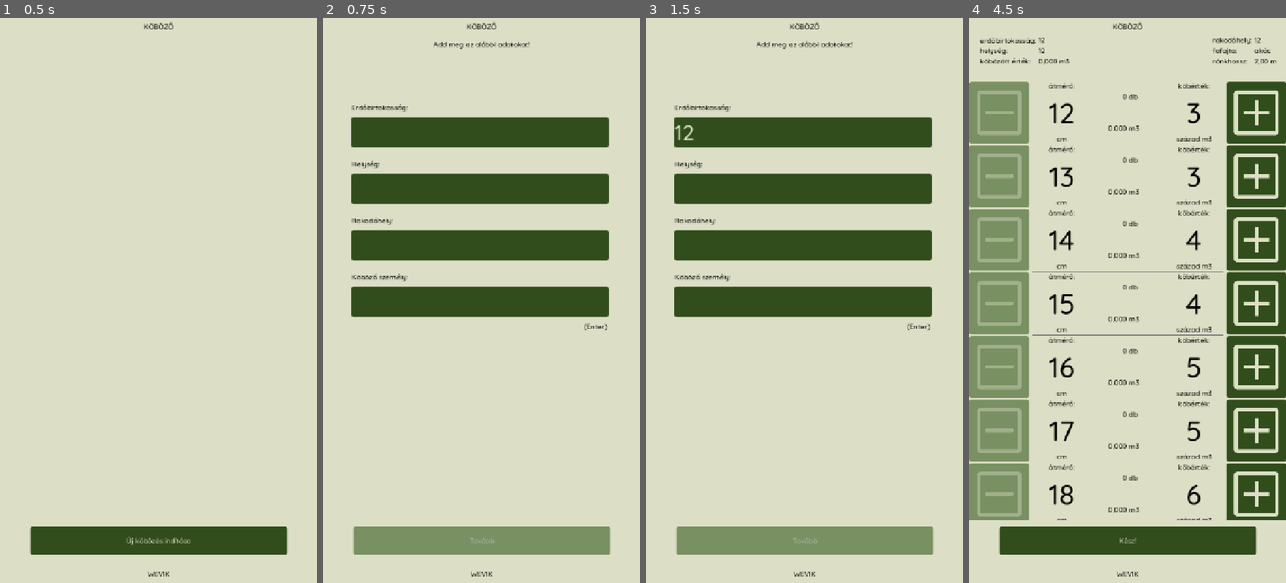
Above: before the commit, frames 1-4 (left to right).
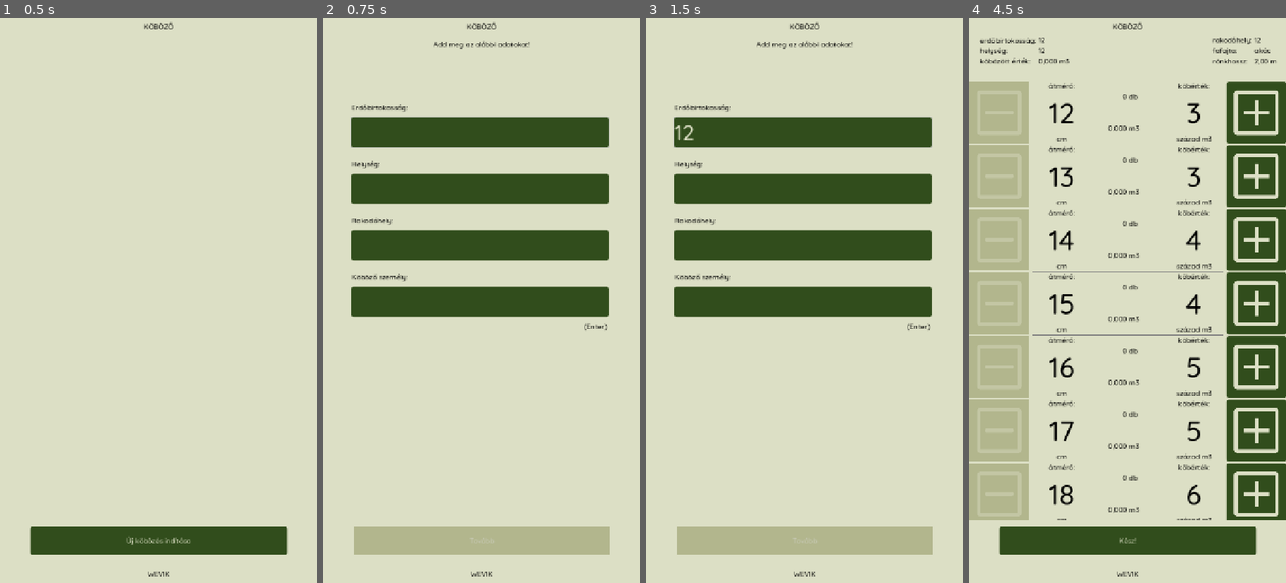
Above: after the commit, the same moments.

Repository: rolika/kob_g
Game: Godot game, scene res://main.tscn
Same seed, same stepped clock (60 frames per second), same inputs: the game is played once before the commit and once after it.
Inputs (mouse positions are in pixels of both pictures, inside the frame that each line leads up to):
- Up to frame 1 (0.5 s): no input
- Up to frame 2 (0.75 s): click "Új köbözés indítása" at 0.5 s
- Up to frame 3 (1.5 s): click (801, 131) at 1.27 s; type "12" at 1.35 s
- Up to frame 4 (4.5 s): click (1124, 187) at 1.5 s; type "12" at 1.58 s; click (1124, 244) at 1.73 s; type "12" at 1.82 s; click (1124, 300) at 2.02 s; type "WEVIK" at 2.1 s; click "Tovább" at 2.75 s; click "akác" at 3.5 s; click "2,00 m" at 4.25 s

Frame 1 is identical in both runs. In frame 2, 4.1% of the frame differs, in the area x 9-91%, y 90-95%; in frame 3, 4.1%; in frame 4, 14%, in the area x 0-19%, y 11-89%.

Commit message:
more fading to disabled buttons

Diff:
--- a/assets/theme/kobtheme.tres
+++ b/assets/theme/kobtheme.tres
@@ -1,11 +1,7 @@
 [gd_resource type="Theme" load_steps=7 format=3 uid="uid://bfaeg77fit7gk"]
 
 [sub_resource type="StyleBoxFlat" id="StyleBoxFlat_duni4"]
-bg_color = Color(0.192157, 0.345098, 0.109804, 0.584314)
-corner_radius_top_left = 5
-corner_radius_top_right = 5
-corner_radius_bottom_right = 5
-corner_radius_bottom_left = 5
+bg_color = Color(0.696397, 0.712625, 0.553098, 1)
 
 [sub_resource type="StyleBoxFlat" id="StyleBoxFlat_v2ka8"]
 bg_color = Color(0.192157, 0.301961, 0.109804, 1)
